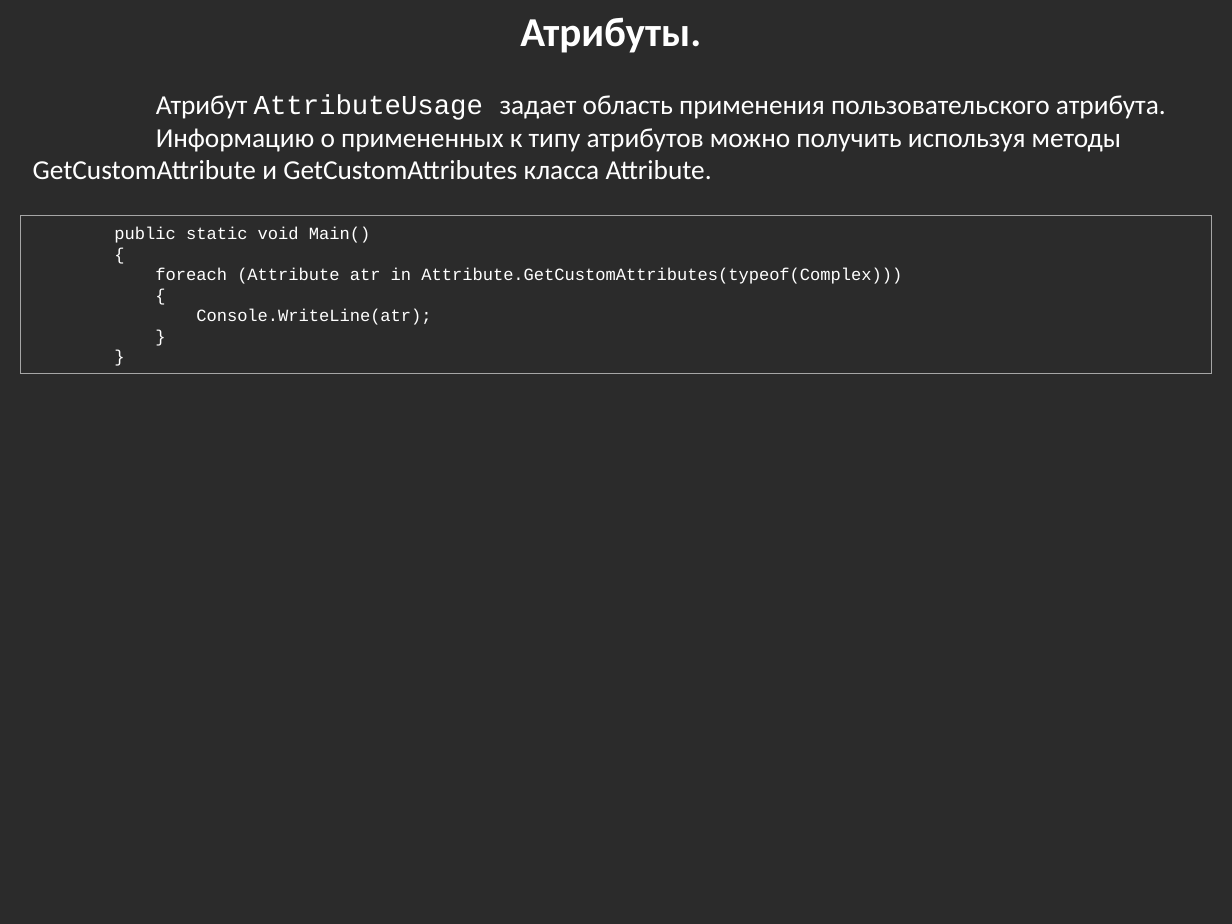
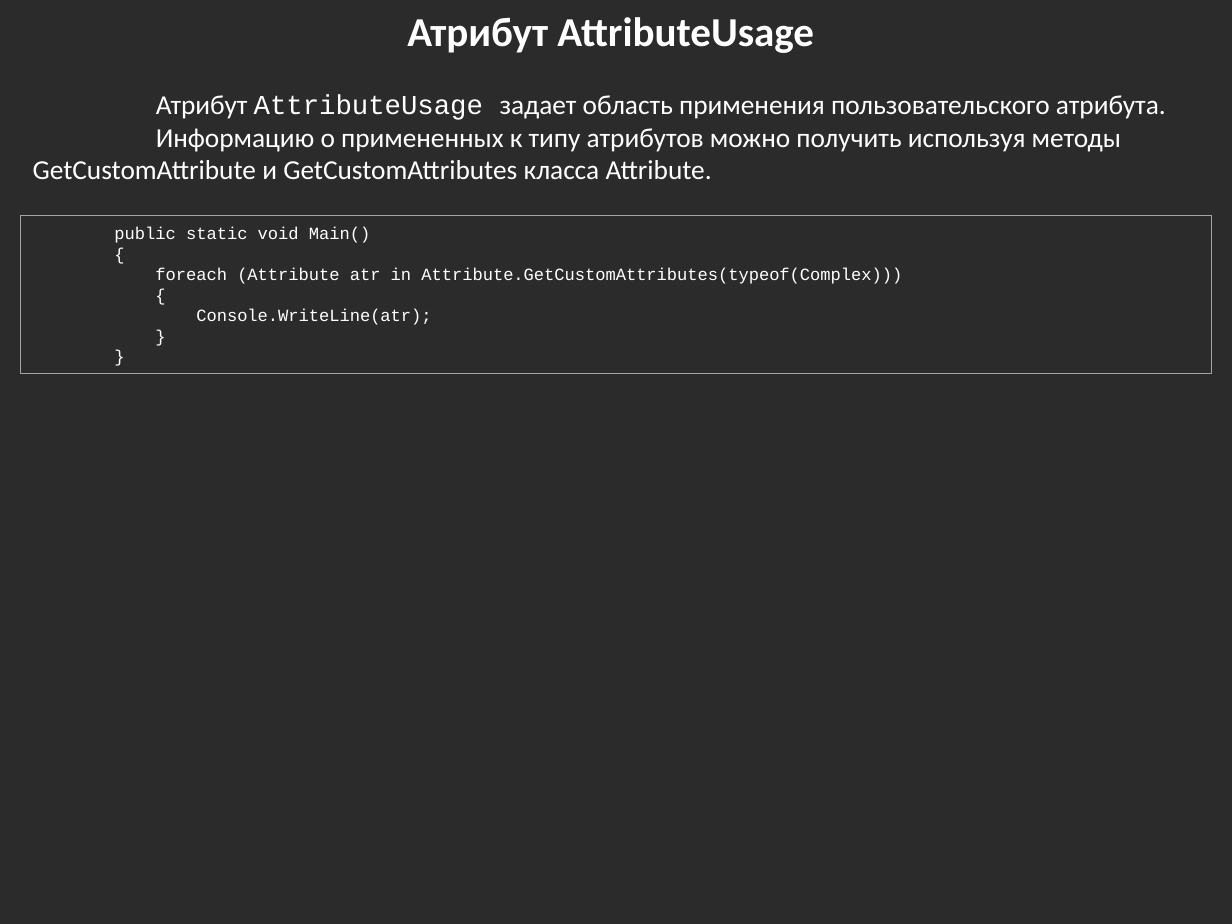
Before and after one commit to bazile/Training, a slide deck: slide 6 of Presentation/lesson-07-reflection.pptx (slide 20 before the commit). Drawn at 1232x924 pixels with LibreOffice and Linux fonts; fonts in the diff are those of the drawing; background and template pictures are left out; a plain dark background stands for a picture behind light text. Boxes give left, top, right and bottom in pixels: in the first picture for what was removed or moved away, otherwise in the second. Text is boxed around its words. In the diff, an @@ line names an element or a change of style, - is before the commit and + after.

```diff
--- a/Presentation/lesson-07-reflection.pptx
+++ b/Presentation/lesson-07-reflection.pptx
@@ text at [407,17,814,53]: text changed @@
-Атрибуты.
+Атрибут AttributeUsage
```
Also in this commit, not shown: 1 other slide changed, 2 slides added, 1 other file.
